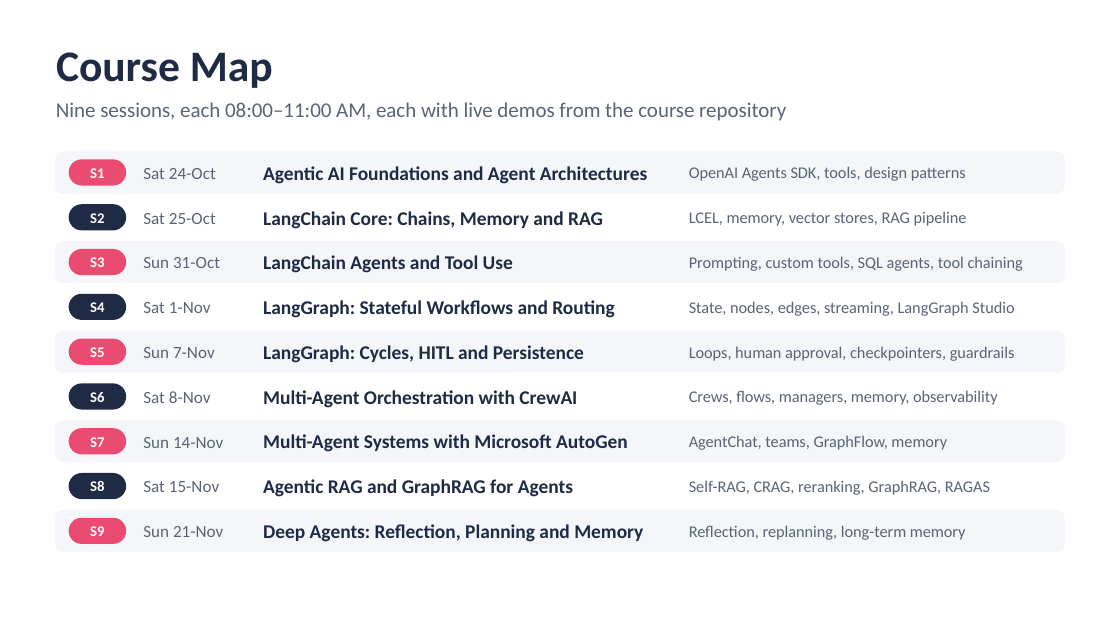
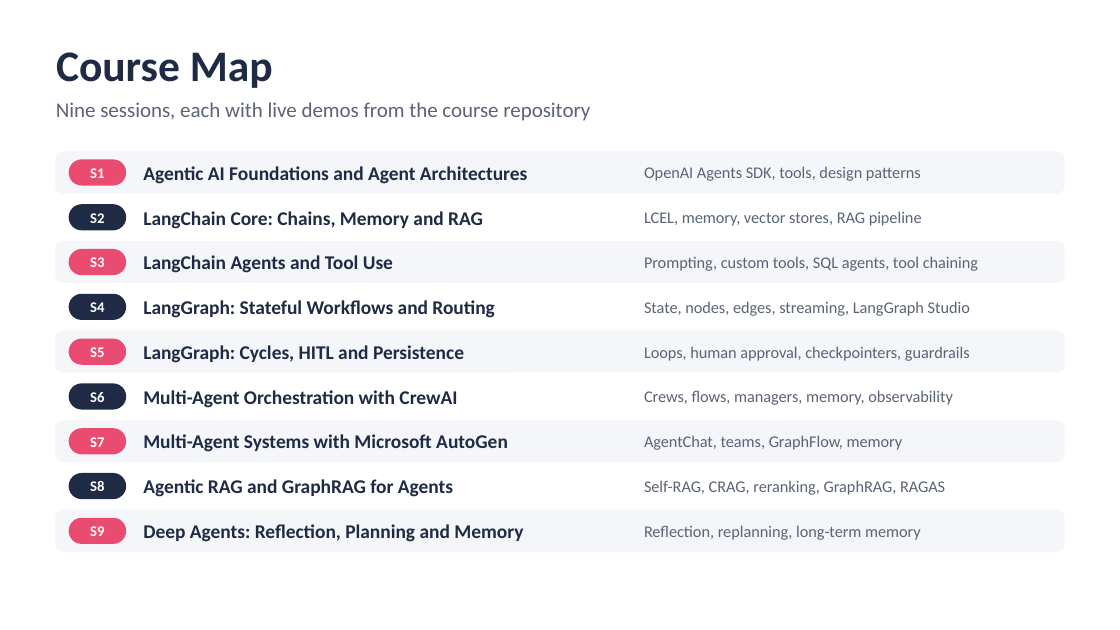
Before and after one commit to atulkahatecdac/agenticai, a slide deck: slide 2 of 16_PGP-Agentic/PGP_Agentic_AI.pptx. Drawn at 1120x630 pixels with LibreOffice and Linux fonts; fonts in the diff are those of the drawing. Boxes give left, top, right and bottom in pixels: in the first picture for what was removed or moved away, otherwise in the second. Text is boxed around its words. In the diff, an @@ line names an element or a change of style, - is before the commit and + after.

```diff
--- a/16_PGP-Agentic/PGP_Agentic_AI.pptx
+++ b/16_PGP-Agentic/PGP_Agentic_AI.pptx
@@ text at [56,102,590,121]: text changed @@
-Nine sessions, each 08:00–11:00 AM, each with live demos from the course repository
+Nine sessions, each with live demos from the course repository
@@ text "Agentic AI Foundations and Agent ...": place and size @@
-text "Agentic AI Foundations and Agent ..." at [263,166,647,184]
+text "Agentic AI Foundations and Agent ..." at [143,166,527,184]
@@ text removed at [143,168,216,179] @@
-Sat 24-Oct
@@ text "OpenAI Agents SDK, tools, design ...": place and size @@
-text "OpenAI Agents SDK, tools, design ..." at [689,166,966,181]
+text "OpenAI Agents SDK, tools, design ..." at [644,166,921,181]
@@ text "LangChain Core: Chains, Memory and ...": place and size @@
-text "LangChain Core: Chains, Memory and ..." at [263,211,603,229]
+text "LangChain Core: Chains, Memory and ..." at [143,211,483,229]
@@ text "LCEL, memory, vector stores, RAG ...": place and size @@
-text "LCEL, memory, vector stores, RAG ..." at [689,211,967,226]
+text "LCEL, memory, vector stores, RAG ..." at [644,211,922,226]
@@ text removed at [143,213,216,224] @@
-Sat 25-Oct
@@ text "LangChain Agents and Tool Use": place and size @@
-text "LangChain Agents and Tool Use" at [263,255,513,273]
+text "LangChain Agents and Tool Use" at [143,255,393,273]
@@ text removed at [143,257,220,268] @@
-Sun 31-Oct
@@ text "Prompting, custom tools, SQL agents, ...": place and size @@
-text "Prompting, custom tools, SQL agents, ..." at [689,256,1023,271]
+text "Prompting, custom tools, SQL agents, ..." at [644,256,978,271]
@@ text "LangGraph: Stateful Workflows and Routing": place and size @@
-text "LangGraph: Stateful Workflows and Routing" at [263,300,614,318]
+text "LangGraph: Stateful Workflows and Routing" at [143,300,494,318]
@@ text "State, nodes, edges, streaming, LangGraph ...": place and size @@
-text "State, nodes, edges, streaming, LangGraph ..." at [689,301,1014,316]
+text "State, nodes, edges, streaming, LangGraph ..." at [644,301,970,316]
@@ text removed at [143,302,211,313] @@
-Sat 1-Nov
@@ text "LangGraph: Cycles, HITL and Persistence": place and size @@
-text "LangGraph: Cycles, HITL and Persistence" at [263,345,584,363]
+text "LangGraph: Cycles, HITL and Persistence" at [143,345,464,363]
@@ text removed at [143,347,215,358] @@
-Sun 7-Nov
@@ text "Loops, human approval, checkpointers, guardrails": place and size @@
-text "Loops, human approval, checkpointers, guardrails" at [689,346,1015,361]
+text "Loops, human approval, checkpointers, guardrails" at [644,346,970,361]
@@ text "Multi-Agent Orchestration with CrewAI": place and size @@
-text "Multi-Agent Orchestration with CrewAI" at [263,390,577,408]
+text "Multi-Agent Orchestration with CrewAI" at [143,390,457,408]
@@ text "Crews, flows, managers, memory, observability": place and size @@
-text "Crews, flows, managers, memory, observability" at [689,390,998,405]
+text "Crews, flows, managers, memory, observability" at [644,390,953,405]
@@ text removed at [143,391,211,403] @@
-Sat 8-Nov
@@ text "Multi-Agent Systems with Microsoft AutoGen": place and size @@
-text "Multi-Agent Systems with Microsoft AutoGen" at [263,434,628,452]
+text "Multi-Agent Systems with Microsoft AutoGen" at [143,434,508,452]
@@ text removed at [143,437,223,448] @@
-Sun 14-Nov
@@ text "AgentChat, teams, GraphFlow, memory": place and size @@
-text "AgentChat, teams, GraphFlow, memory" at [689,435,947,450]
+text "AgentChat, teams, GraphFlow, memory" at [644,435,903,450]
@@ text "Agentic RAG and GraphRAG for ...": place and size @@
-text "Agentic RAG and GraphRAG for ..." at [263,479,573,497]
+text "Agentic RAG and GraphRAG for ..." at [143,479,453,497]
@@ text "Self-RAG, CRAG, reranking, GraphRAG, RAGAS": place and size @@
-text "Self-RAG, CRAG, reranking, GraphRAG, RAGAS" at [689,480,990,495]
+text "Self-RAG, CRAG, reranking, GraphRAG, RAGAS" at [644,480,945,495]
@@ text removed at [143,481,219,492] @@
-Sat 15-Nov
@@ text "Deep Agents: Reflection, Planning and ...": place and size @@
-text "Deep Agents: Reflection, Planning and ..." at [263,524,643,542]
+text "Deep Agents: Reflection, Planning and ..." at [143,524,523,542]
@@ text removed at [143,526,223,537] @@
-Sun 21-Nov
@@ text "Reflection, replanning, long-term memory": place and size @@
-text "Reflection, replanning, long-term memory" at [689,525,966,540]
+text "Reflection, replanning, long-term memory" at [644,525,921,540]
```
Also in this commit, not shown: 10 other slides changed, 11 other files.
